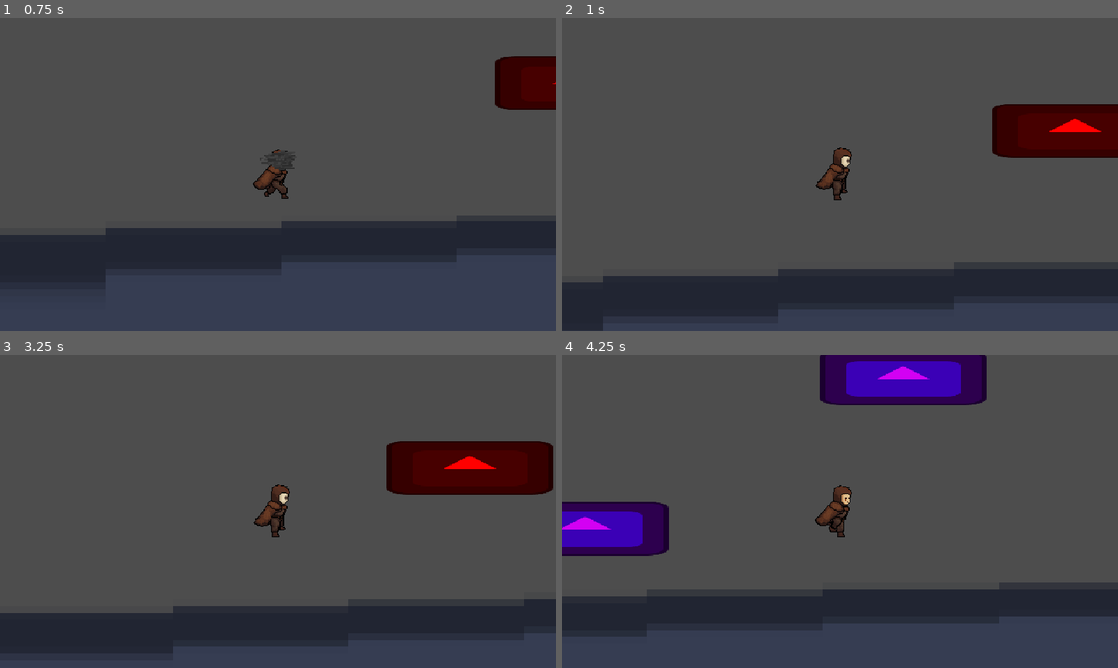
Above: before the commit, frames 1-4 (two rows, left to right).
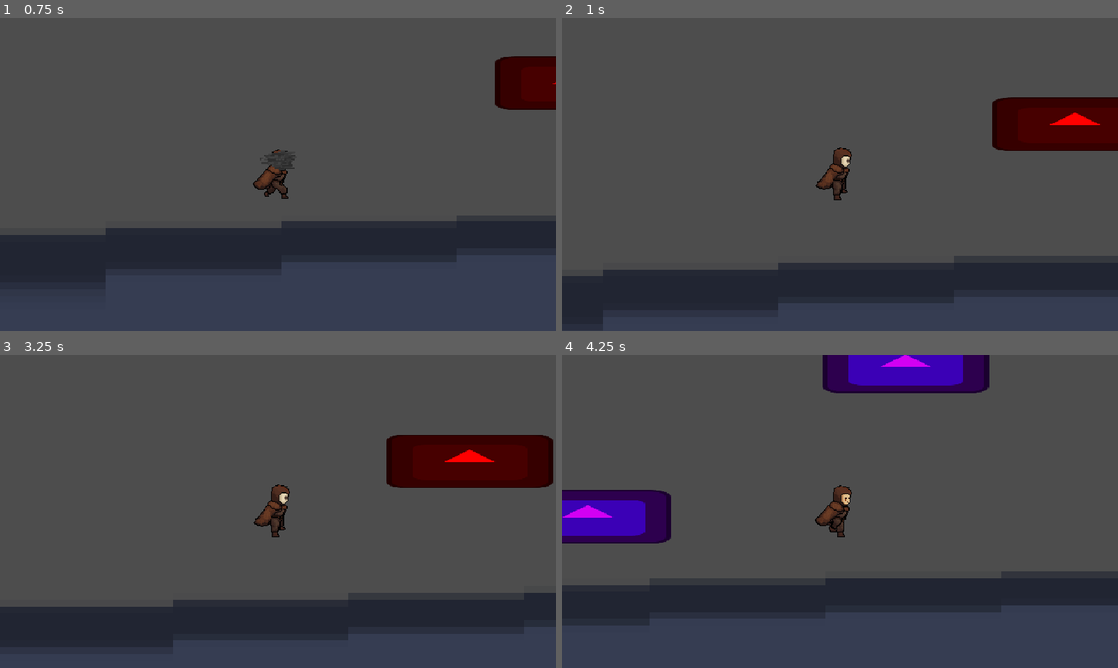
Above: after the commit, the same moments.

Repository: SPLASH916/Unmasked
Game: Godot game, scene res://Map/Scenes/map.tscn
The game is run twice, just before and just after one commit, with the same random seed, the same clock (stepped at 60 frames per second) and the same inputs. The engine's default icon, where the game draws it, is replaced by a stand-in: a white triangle on a blue panel in a dark square.
Inputs:
- Up to frame 1 (0.75 s): hold D (Right) from 0.53 s (still down); tap 1 (Mask1) at 0.6 s
- Up to frame 2 (1 s): keep holding D (Right); tap Space (Jump) at 0.77 s
- Up to frame 3 (3.25 s): tap 2 (Mask2) at 1.35 s; tap Space (Jump) at 1.52, 3.02 s; release D (Right) at 2.03 s; hold A (Left) 2.03-2.78 s; tap 3 (Mask3) at 2.1 s; hold D (Right) from 2.78 s (still down); tap 1 (Mask1) at 2.85 s
- Up to frame 4 (4.25 s): keep holding D (Right); tap 2 (Mask2) at 3.6 s; tap Space (Jump) at 3.77 s

Frame 1 is identical in both runs. In frame 2, 2.7% of the frame differs, in the area x 0-100%, y 25-85%; in frame 3, 2.9%; in frame 4, 10%, in the area x 0-100%, y 0-88%.

Commit message:
Update the_masked.gd

Diff:
--- a/Player/Scripts/the_masked.gd
+++ b/Player/Scripts/the_masked.gd
@@ -6,7 +6,7 @@
 @export var mask2 = false
 @export var mask3 = false
 const SPEED = 300.0
-const JUMP_VELOCITY = -500.0
+const JUMP_VELOCITY = -450.0
 
 
 func _physics_process(delta: float) -> void:
